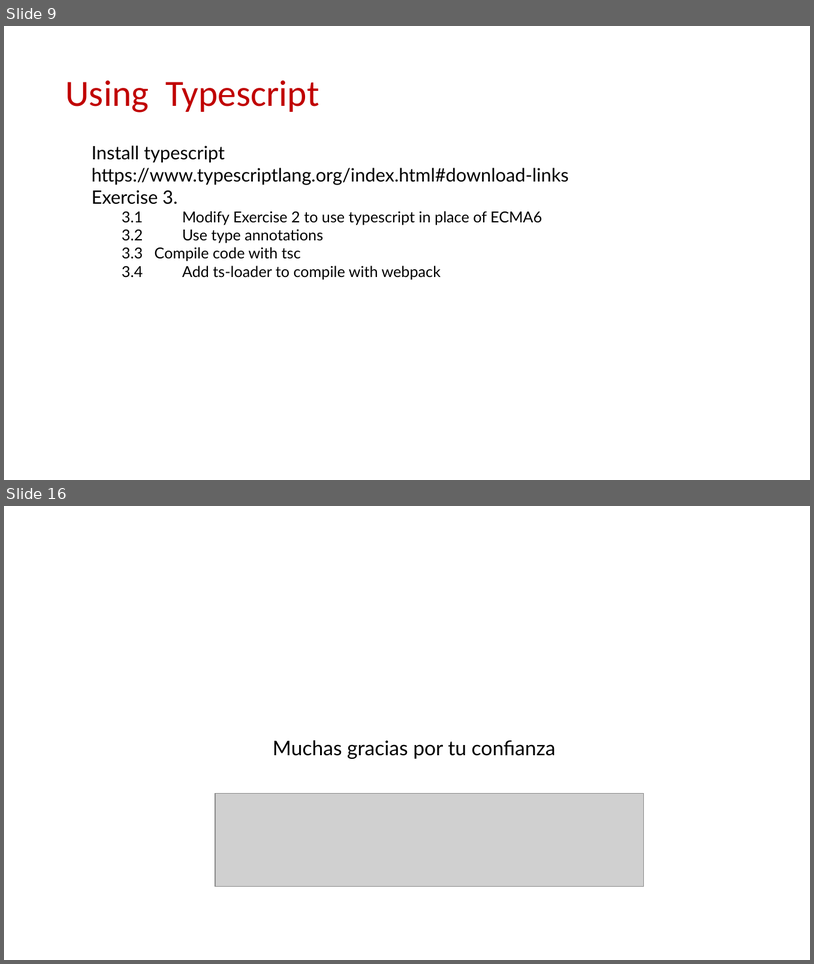
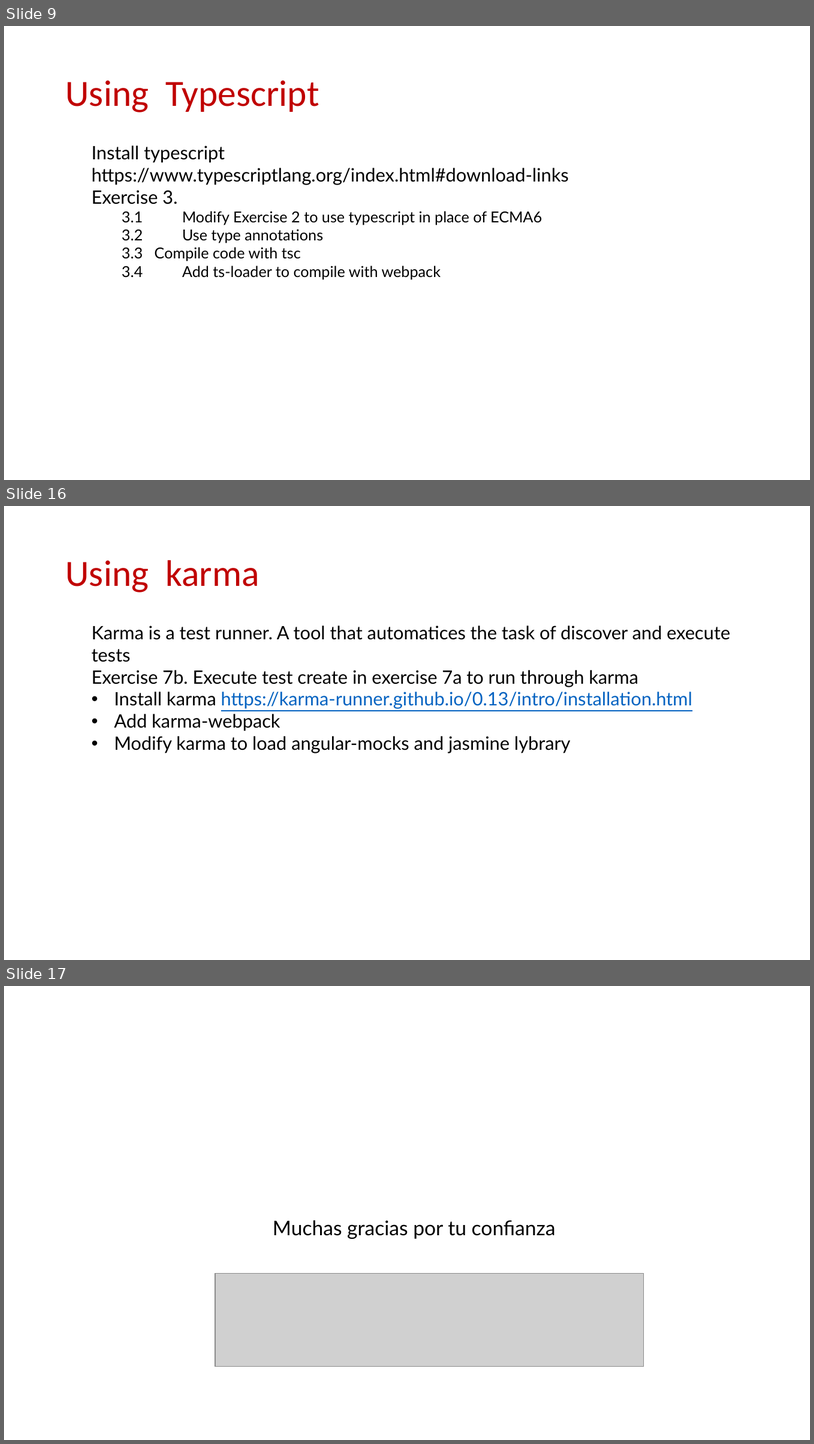
Before and after one commit to Robert-Freire/movie-browser, a slide deck: resume.pptx. Shown one above the other, each under a label of ours: slides 9 and 16 before the commit, slides 9, 16 and 17 after it; the slides between them are not shown. The pictures are 814x964 and 814x1444 pixels, drawn with LibreOffice and Linux fonts; fonts in the diff are those of the drawing; grey boxes stand for pictures; background and template pictures are left out. Boxes give left, top, right and bottom in pixels: in the first picture for what was removed or moved away, otherwise in the second. Text is boxed around its words. In the diff, an @@ line names an element or a change of style, - is before the commit and + after.

Commit message:
Add jasmine standalone tests

```diff
--- a/resume.pptx
+++ b/resume.pptx
@@ slide 16 added at (4,506,810,960), background #FFFFFF @@
@@ title added at (65,560,260,592), 44 pt, text #C00000 @@
+Using karma
@@ text added at (92,625,731,753), 22 pt, text #000000 @@
+Karma is a test runner. A tool that automatices the task of discover and execute tests
+Exercise 7b. Execute test create in exercise 7a to run through karma
+• Install karma https://karma-runner.github.io/0.13/intro/installation.html
+• Add karma-webpack
+• Modify karma to load angular-mocks and jasmine lybrary
@@ what was slide 16 is now slide 17 @@
```
Also in this commit, not shown: 1 slide changed, 5 other slides added, 5 slides removed, 14 other files.
